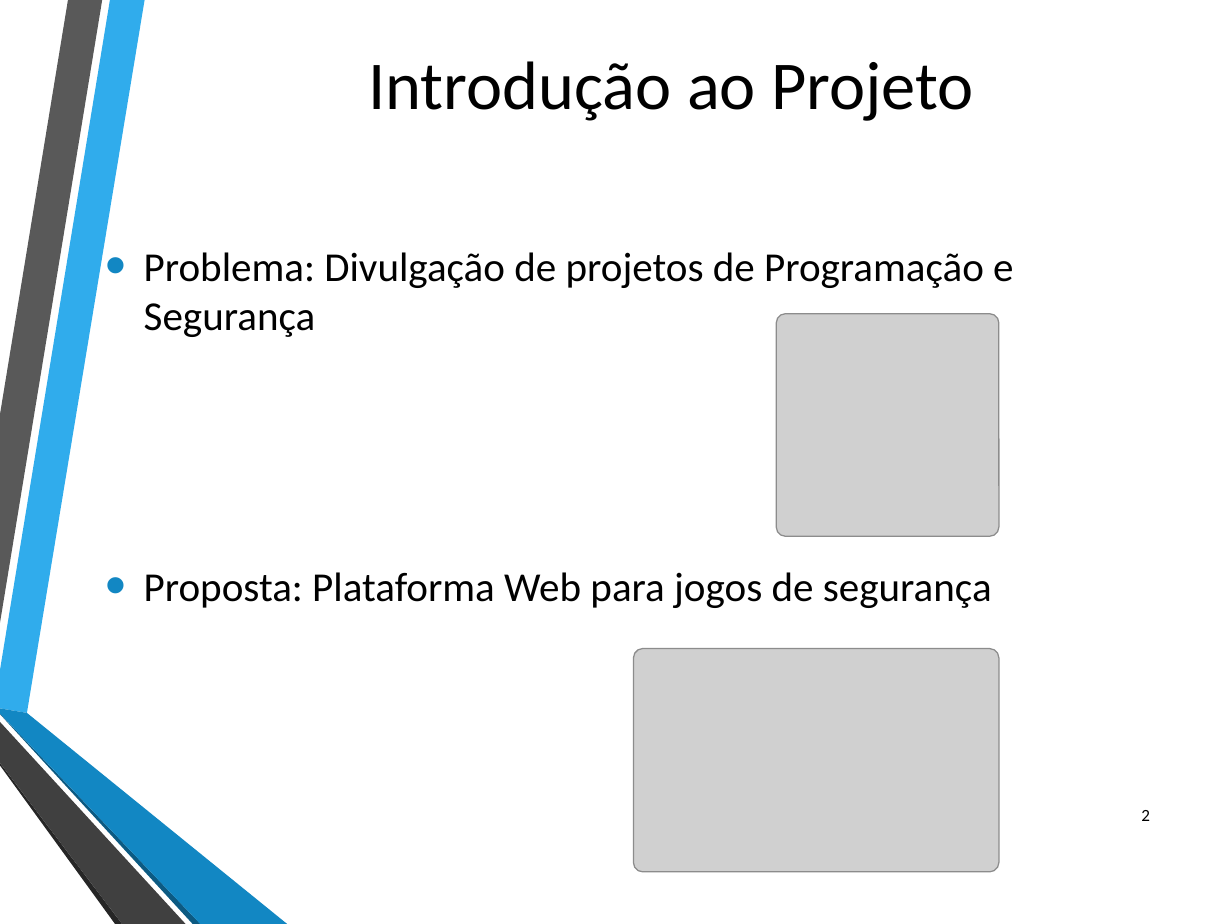
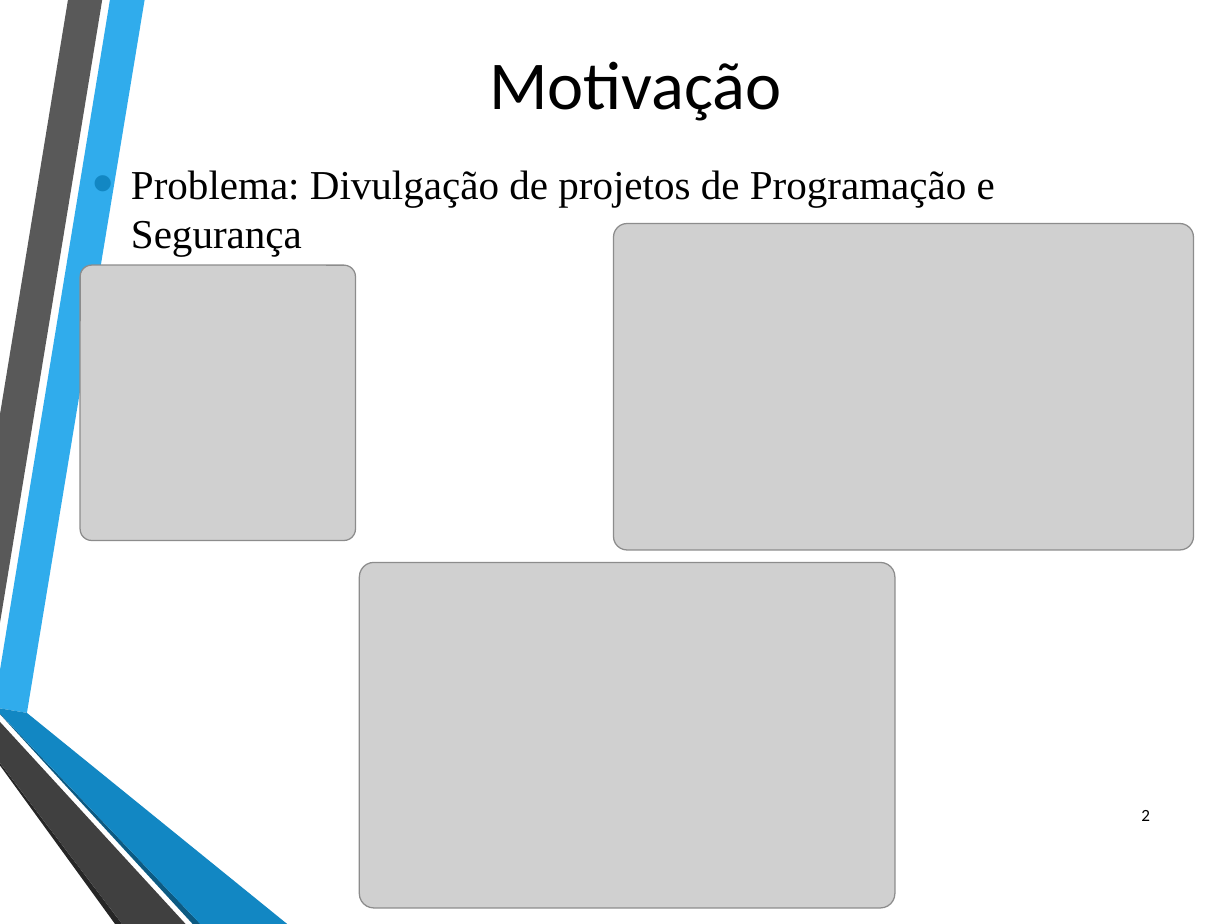
Before and after one commit to ruiparedes/ProjetoFinal, a slide deck: slide 2 of Documentos/Apresentacao Intermedia- Projeto - LabSecurity.pptx. Drawn at 1232x924 pixels with LibreOffice and Linux fonts; fonts in the diff are those of the drawing; grey boxes stand for pictures; background and template pictures are left out. Boxes give left, top, right and bottom in pixels: in the first picture for what was removed or moved away, otherwise in the second. Text is boxed around its words. In the diff, an @@ line names an element or a change of style, - is before the commit and + after.

```diff
--- a/Documentos/Apresentacao Intermedia- Projeto - LabSecurity.pptx
+++ b/Documentos/Apresentacao Intermedia- Projeto - LabSecurity.pptx
@@ title at [489,61,781,121]: text changed @@
-Introdução ao Projeto
+Motivação
@@ text "Problema: Divulgação de projetos de ...": place and size @@
-text "Problema: Divulgação de projetos de ..." at [144,252,1013,608]
+text "Problema: Divulgação de projetos de ..." at [131,170,995,256]
@@ text "Problema: Divulgação de projetos de ..." at [131,170,995,256]: font Calibri to Times New Roman @@
@@ picture added at [614,223,1194,549] @@
@@ picture: place and size @@
-picture at [776,314,999,537]
+picture at [80,265,355,540]
@@ picture added at [360,563,896,908] @@
@@ text at [144,572,992,608]: paragraph removed @@
-• Proposta: Plataforma Web para jogos de segurança
@@ picture removed at [633,648,999,871] @@
```
Also in this commit, not shown: 3 other slides changed, 7 slides added, 8 other files.
